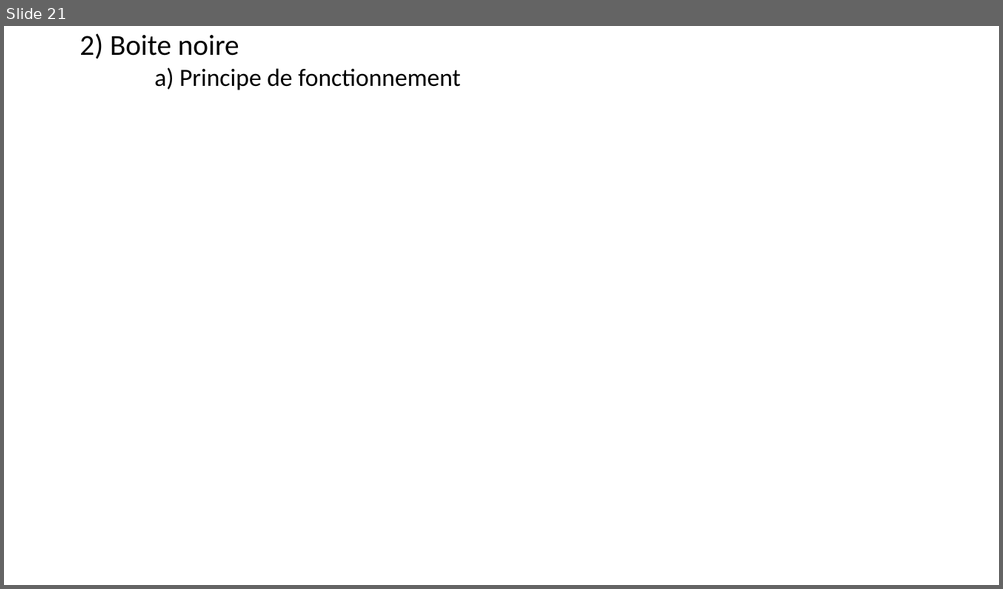
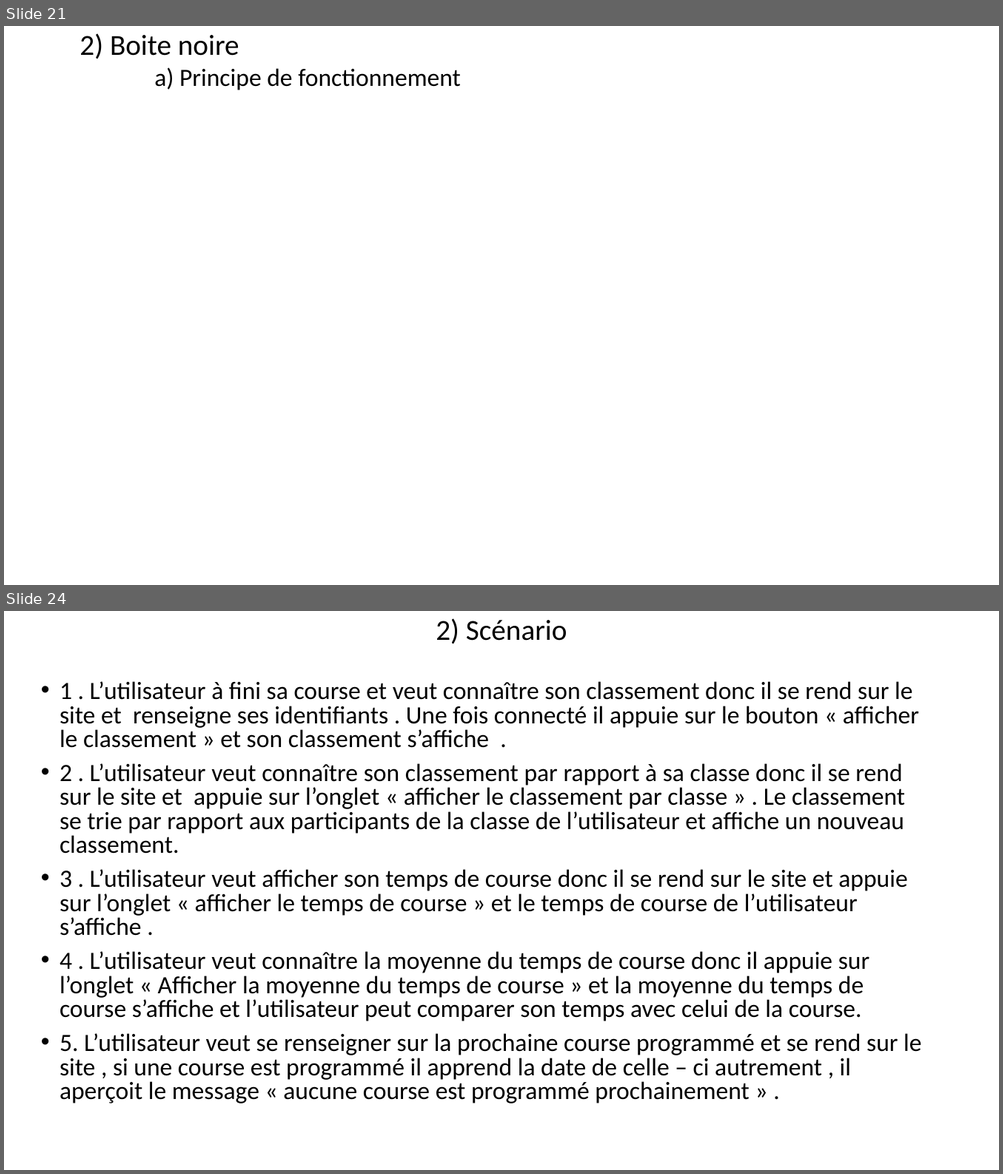
Before and after one commit to Maja2308/Projet_Cross, a slide deck: Diagrammes Communs/Presentation_Revue0.pptx. Shown one above the other, each under a label of ours: slide 21 before the commit, slides 21 and 24 after it; the slides between them are not shown. The pictures are 1003x589 and 1003x1174 pixels, drawn with LibreOffice and Linux fonts; fonts in the diff are those of the drawing. Boxes give left, top, right and bottom in pixels: in the first picture for what was removed or moved away, otherwise in the second. Text is boxed around its words. In the diff, an @@ line names an element or a change of style, - is before the commit and + after.

```diff
--- a/Diagrammes Communs/Presentation_Revue0.pptx
+++ b/Diagrammes Communs/Presentation_Revue0.pptx
@@ slide 24 added at [4, 611, 999, 1170], background #FFFFFF @@
@@ title added at [435, 618, 567, 644], 28 pt, text #000000 @@
+2) Scénario
@@ text added at [60, 681, 921, 1104], 24.1 pt, text #000000 @@
+• 1 . L’utilisateur à fini sa course et veut connaître son classement donc il se rend sur le site et renseigne ses identifiants . Une fois connecté il appuie sur le bouton « afficher le classement » et son classement s’affiche .
+• 2 . L’utilisateur veut connaître son classement par rapport à sa classe donc il se rend sur le site et appuie sur l’onglet « afficher le classement par classe » . Le classement se trie par rapport aux participants de la classe de l’utilisateur et affiche un nouveau classement.
+• 3 . L’utilisateur veut afficher son temps de course donc il se rend sur le site et appuie sur l’onglet « afficher le temps de course » et le temps de course de l’utilisateur s’affiche .
+• 4 . L’utilisateur veut connaître la moyenne du temps de course donc il appuie sur l’onglet « Afficher la moyenne du temps de course » et la moyenne du temps de course s’affiche et l’utilisateur peut comparer son temps avec celui de la course.
+• 5. L’utilisateur veut se renseigner sur la prochaine course programmé et se rend sur le site , si une course est programmé il apprend la date de celle – ci autrement , il aperçoit le message « aucune course est programmé prochainement » .
```
Also in this commit, not shown: 2 slides changed, 5 other slides added, 1 slide removed, 3 other files.
